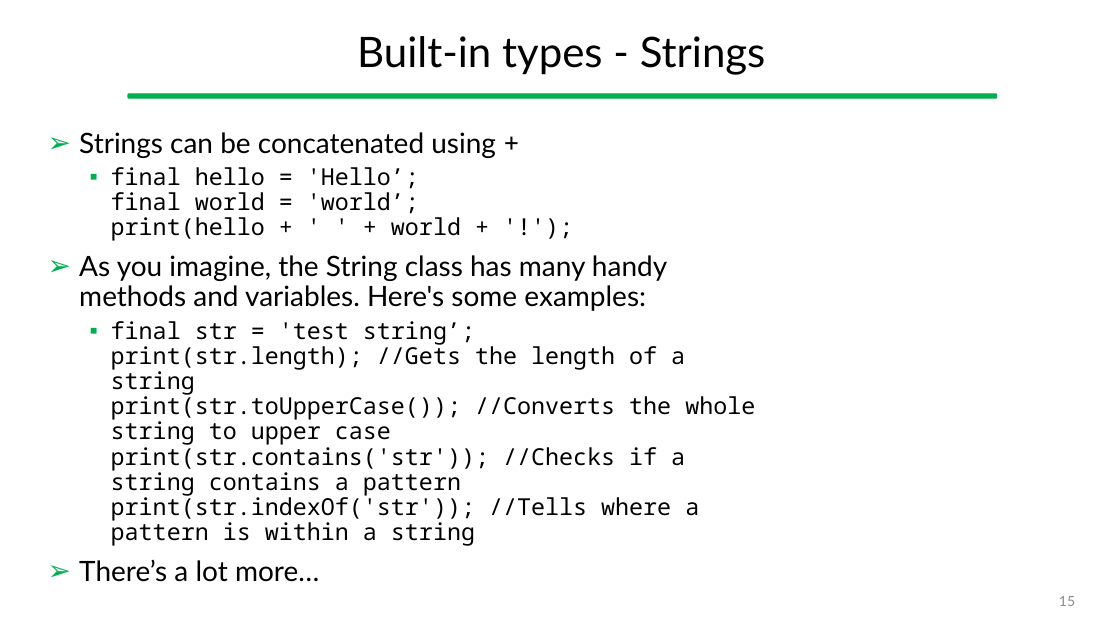
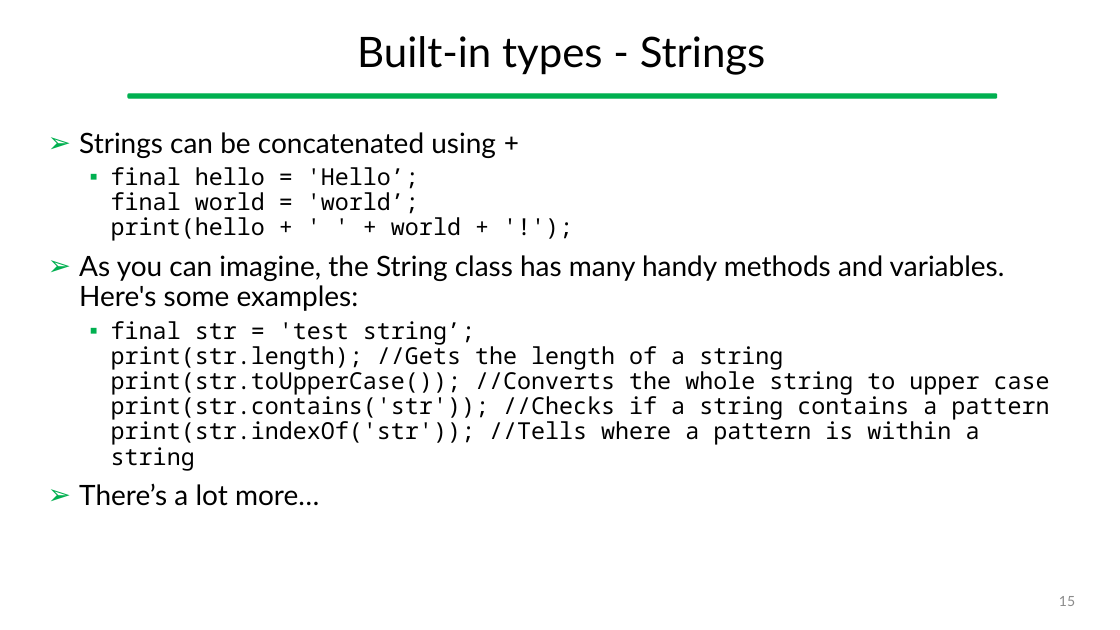
Before and after one commit to gcappon/bwthw, a slide deck: slide 15 of lesson_03-dart_101_part_1/lesson_03-dart_101_part_1.pptx. Drawn at 1120x630 pixels with LibreOffice and Linux fonts; fonts in the diff are those of the drawing. Boxes give left, top, right and bottom in pixels: in the first picture for what was removed or moved away, otherwise in the second. Text is boxed around its words. In the diff, an @@ line names an element or a change of style, - is before the commit and + after.

```diff
--- a/lesson_03-dart_101_part_1/lesson_03-dart_101_part_1.pptx
+++ b/lesson_03-dart_101_part_1/lesson_03-dart_101_part_1.pptx
@@ text at [79, 255, 1005, 311]: text changed @@
-➢ As you imagine, the String class has many handy methods and variables. Here's some examples:
+➢ As you can imagine, the String class has many handy methods and variables. Here's some examples:
```
Also in this commit, not shown: 9 other slides changed, 29 other files.
